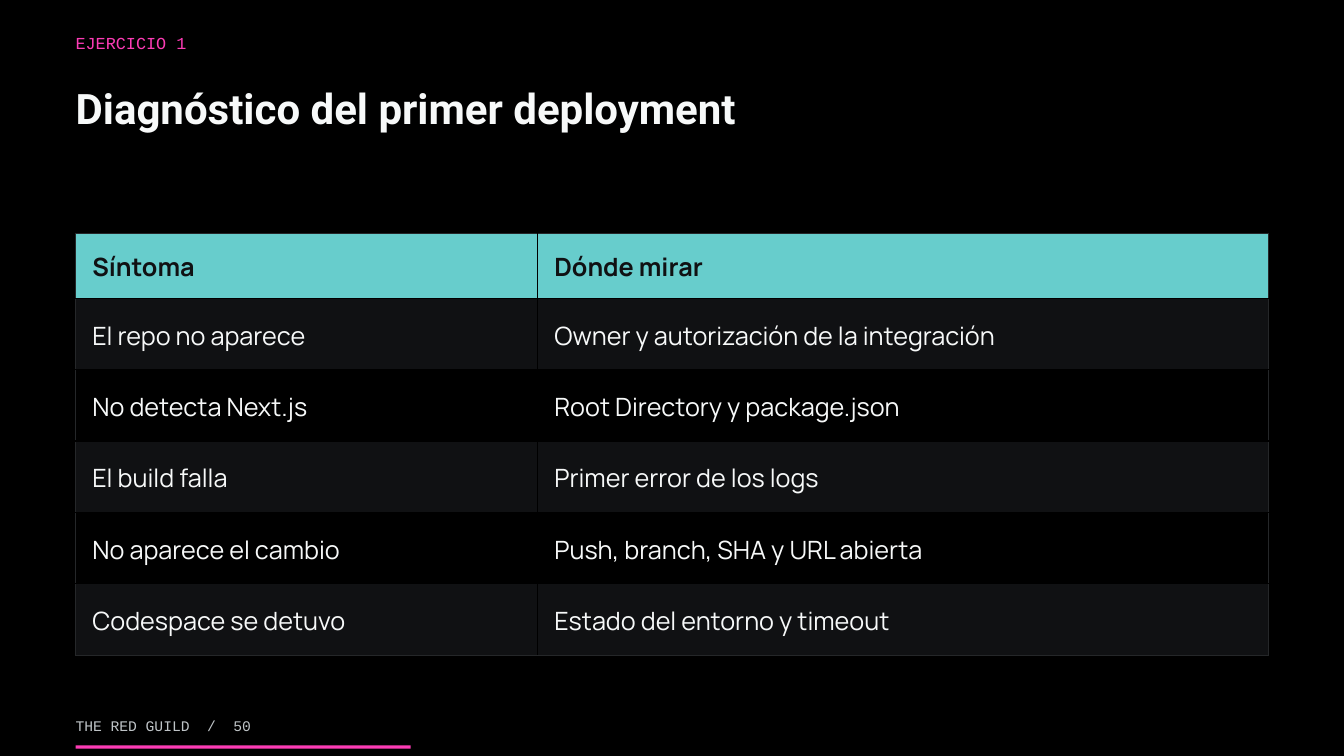
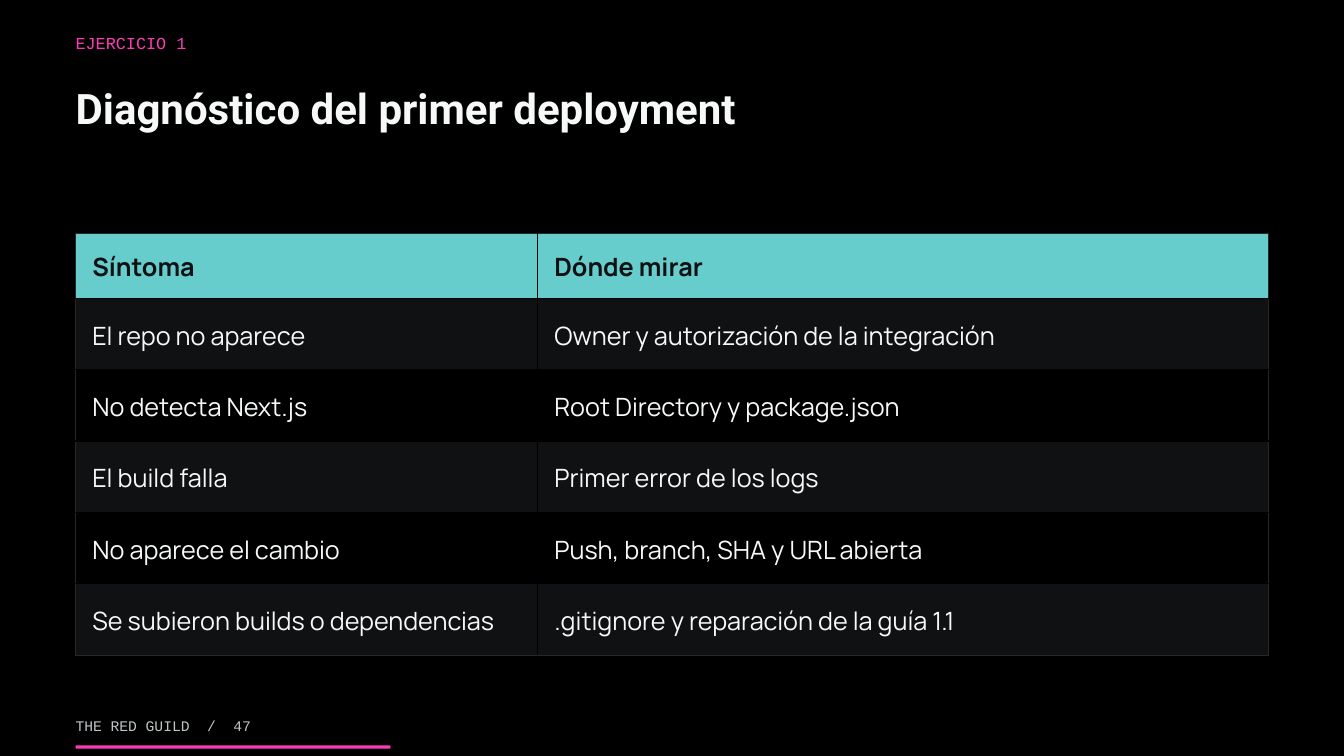
Before and after one commit to theredguild/github-ai-automation-lab, a slide deck: slide 47 of slides/workshop.pptx (slide 50 before the commit). Drawn at 1344x756 pixels with LibreOffice and Linux fonts; fonts in the diff are those of the drawing. Boxes give left, top, right and bottom in pixels: in the first picture for what was removed or moved away, otherwise in the second. Text is boxed around its words. In the diff, an @@ line names an element or a change of style, - is before the commit and + after.

Commit message:
docs: move optional Codespaces demo after published app

```diff
--- a/slides/workshop.pptx
+++ b/slides/workshop.pptx
@@ table at box(76, 233, 1268, 655) @@
-row 6, column 1: Codespace se detuvo
+row 6, column 1: Se subieron builds o dependencias
-row 6, column 2: Estado del entorno y timeout
+row 6, column 2: .gitignore y reparación de la guía 1.1
@@ text at box(76, 721, 251, 731): text changed @@
-THE RED GUILD / 50
+THE RED GUILD / 47
@@ rectangle: place and size @@
-rectangle at box(76, 746, 410, 749)
+rectangle at box(76, 746, 390, 749)
```
Also in this commit, not shown: 44 other slides changed, 5 slides added, 5 slides removed, 3 other files.
